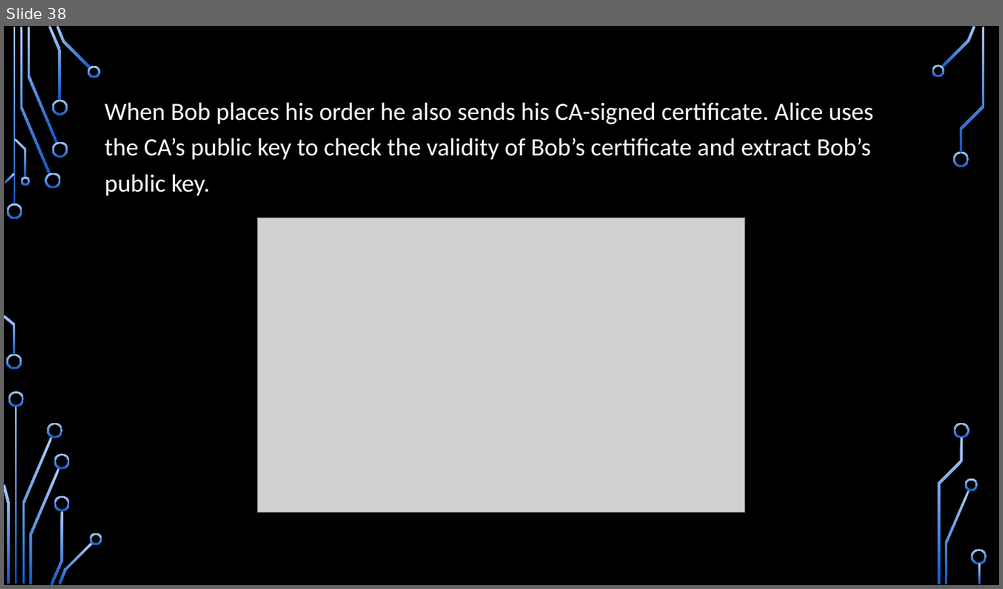
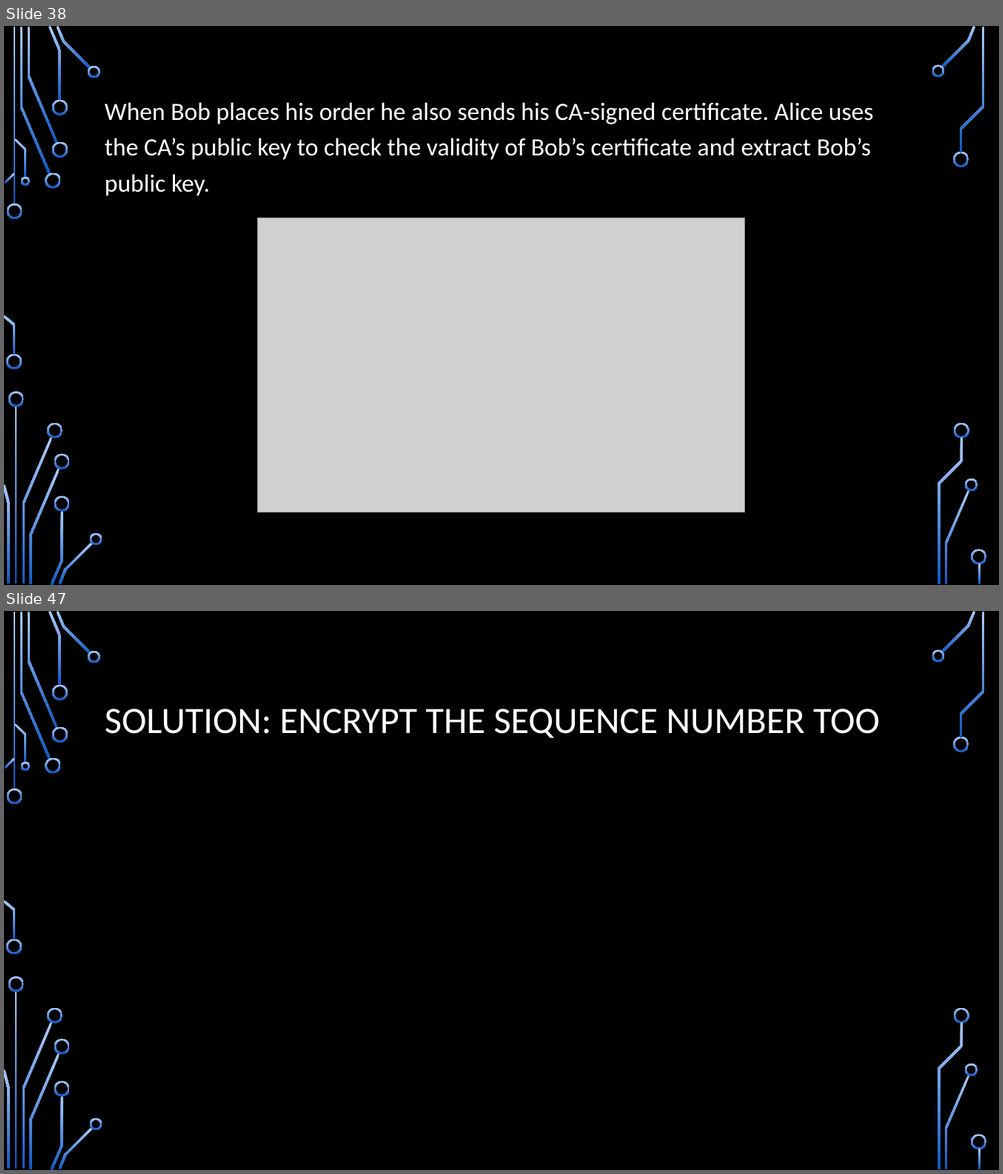
Before and after one commit to CDsonji/NET-Seminar, a slide deck: TLS.pptx. Shown one above the other, each under a label of ours: slide 38 before the commit, slides 38 and 47 after it; the slides between them are not shown. The pictures are 1003x589 and 1003x1174 pixels, drawn with LibreOffice and Linux fonts; fonts in the diff are those of the drawing; grey boxes stand for pictures; background and template pictures are left out. Boxes give left, top, right and bottom in pixels: in the first picture for what was removed or moved away, otherwise in the second. Text is boxed around its words. In the diff, an @@ line names an element or a change of style, - is before the commit and + after.

```diff
--- a/TLS.pptx
+++ b/TLS.pptx
@@ slide 47 added at bbox=[4, 611, 999, 1170], background picture (left out); not listed: 36 template elements that a slide beside it also shows @@
@@ title added at bbox=[105, 709, 879, 738], 36 pt, text #FFFFFF @@
+SOLUTION: ENCRYPT THE SEQUENCE NUMBER TOO
```
Also in this commit, not shown: 2 slides changed, 15 other slides added.
